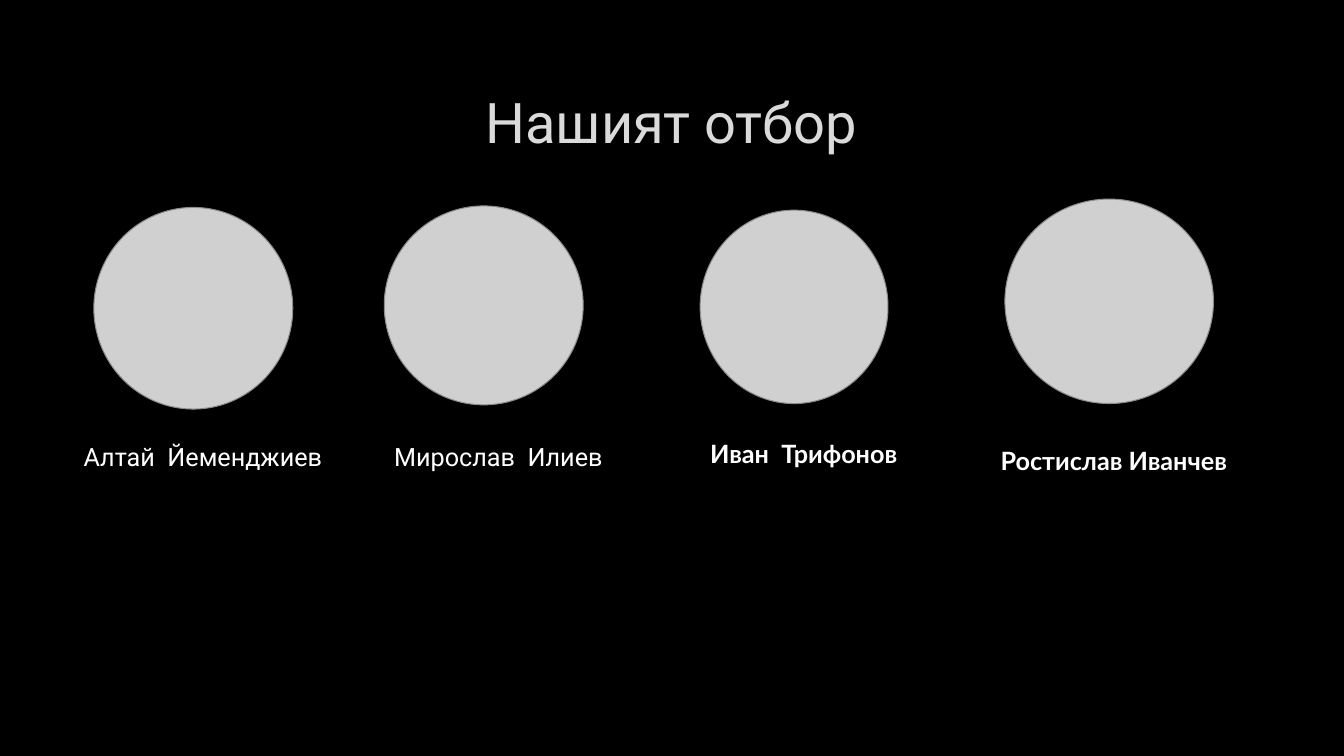
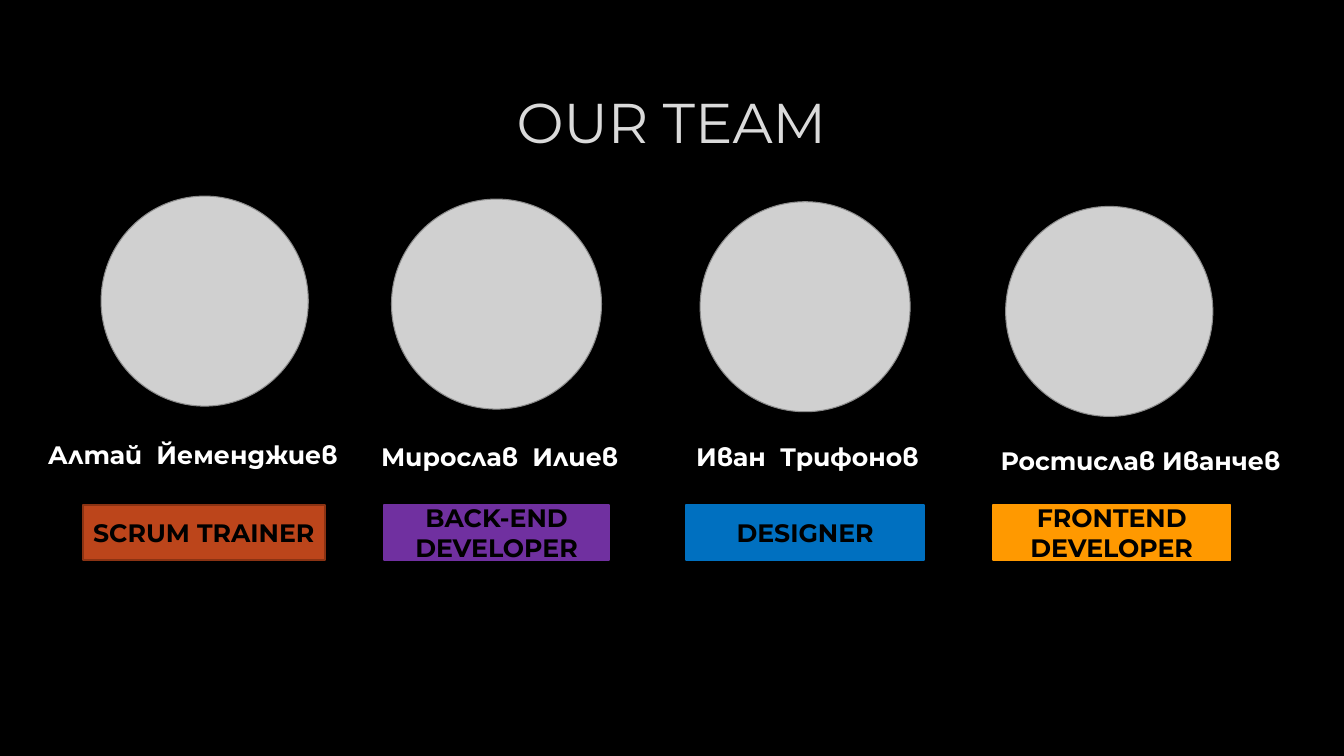
Before and after one commit to codingburgas/sprint-math-games-9th-grade-niche-math-games, a slide deck: slide 3 of Documentation/NicheMathGames.pptx (slide 2 before the commit). Drawn at 1344x756 pixels with LibreOffice and Linux fonts; fonts in the diff are those of the drawing; grey boxes stand for pictures; background and template pictures are left out. Boxes give left, top, right and bottom in pixels: in the first picture for what was removed or moved away, otherwise in the second. Text is boxed around its words. In the diff, an @@ line names an element or a change of style, - is before the commit and + after.

```diff
--- a/Documentation/NicheMathGames.pptx
+++ b/Documentation/NicheMathGames.pptx
@@ title at (x1=517, y1=103, x2=826, y2=144): text changed; font Roboto to Montserrat @@
-Нашият отбор
+OUR TEAM
@@ picture resized from (x1=94, y1=208, x2=292, y2=409) to (x1=101, y1=197, x2=309, y2=406) @@
@@ picture resized from (x1=384, y1=206, x2=583, y2=404) to (x1=391, y1=200, x2=601, y2=409) @@
@@ picture resized from (x1=701, y1=210, x2=888, y2=403) to (x1=701, y1=202, x2=910, y2=411) @@
@@ picture resized from (x1=1005, y1=200, x2=1214, y2=404) to (x1=1006, y1=207, x2=1214, y2=416) @@
@@ text "Иван Трифонов" at (x1=696, y1=447, x2=919, y2=471): font Lato to Montserrat @@
@@ text "Иван Трифонов" moved from (x1=710, y1=444, x2=897, y2=468) to (x1=696, y1=447, x2=919, y2=471) @@
@@ text "Алтай Йеменджиев" at (x1=48, y1=441, x2=337, y2=469): font Roboto to Montserrat, bold on @@
@@ text "Алтай Йеменджиев" moved from (x1=84, y1=443, x2=322, y2=470) to (x1=48, y1=441, x2=337, y2=469) @@
@@ text "Мирослав Илиев" moved from (x1=394, y1=448, x2=603, y2=471) to (x1=381, y1=447, x2=618, y2=471) @@
@@ text "Мирослав Илиев" at (x1=381, y1=447, x2=618, y2=471): font Roboto to Montserrat, bold on @@
@@ text "Ростислав Иванчев" at (x1=1001, y1=451, x2=1280, y2=471): font Lato to Montserrat @@
@@ rectangle added at (x1=83, y1=505, x2=325, y2=560), fill #BC451B, outline #8B3314 1.25 pt, 18 pt, text #000000, bold @@
+SCRUM TRAINER
@@ rectangle added at (x1=384, y1=505, x2=609, y2=560), fill #7030A0, outline #7030A0 1.25 pt, 18 pt, text #000000, bold @@
+BACK-END DEVELOPER
@@ rectangle added at (x1=687, y1=505, x2=925, y2=560), fill #0070C0, outline #0070C0 1.25 pt, 18 pt, text #000000, bold @@
+DESIGNER
@@ rectangle added at (x1=993, y1=505, x2=1231, y2=560), fill #FF9900, outline #FF9900 1.25 pt, 18 pt, text #000000, bold @@
+FRONTEND DEVELOPER
```
Also in this commit, not shown: 5 slides added, 3 slides removed.
